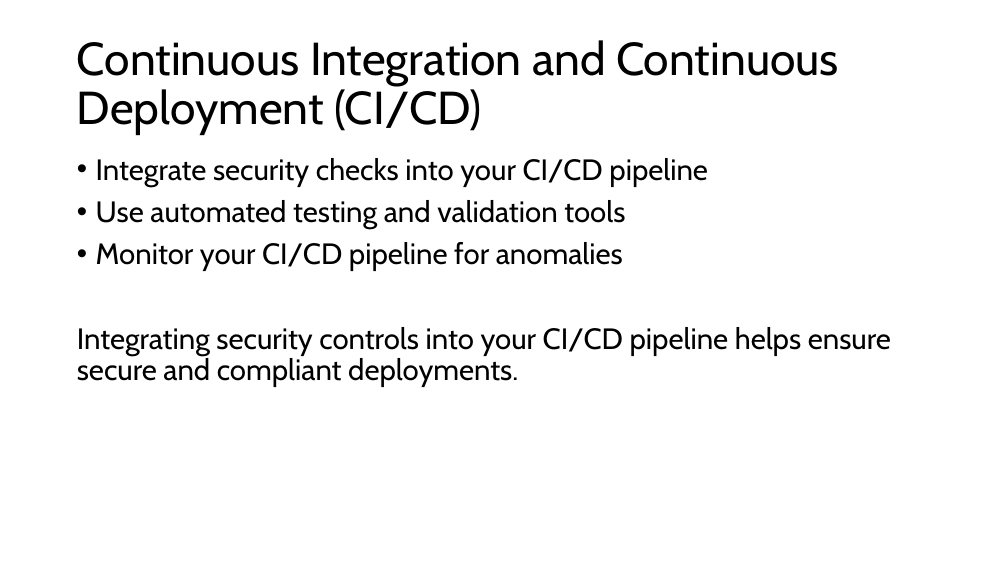
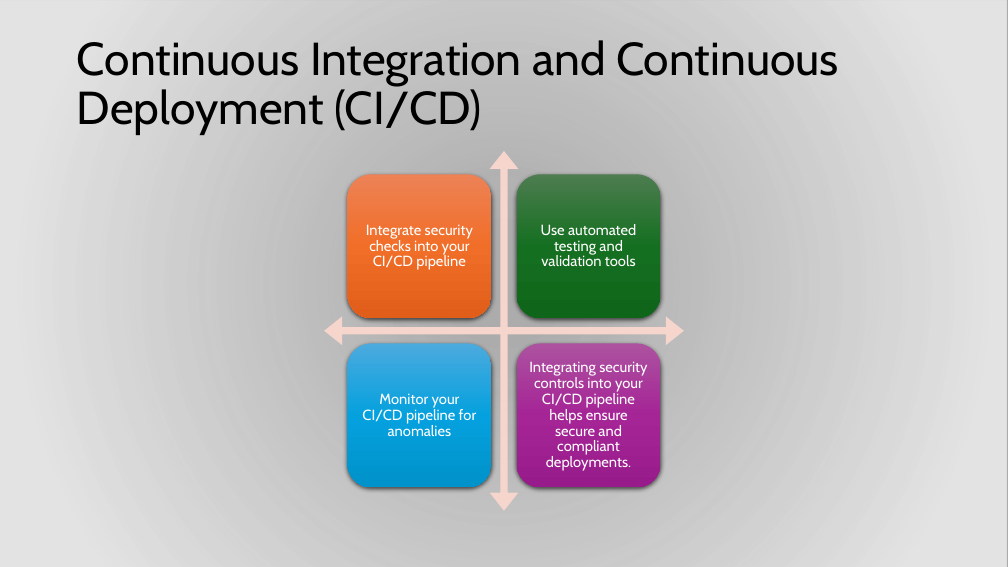
Before and after one commit to Ken-Smit/CSD-380, a slide deck: slide 8 of Module-11/smith-mod11.pptx. Drawn at 1008x567 pixels with LibreOffice and Linux fonts; fonts in the diff are those of the drawing; background and template pictures are left out; a plain dark background stands for a picture behind light text. Boxes give left, top, right and bottom in pixels: in the first picture for what was removed or moved away, otherwise in the second. Text is boxed around its words. In the diff, an @@ line names an element or a change of style, - is before the commit and + after.

```diff
--- a/Module-11/smith-mod11.pptx
+++ b/Module-11/smith-mod11.pptx
@@ background #FFFFFF to picture (left out) @@
@@ rectangle added at [0,0,1008,567], fill gradient #E8E8E8 @@
@@ text removed at [77,158,891,387] @@
-• Integrate security checks into your CI/CD pipeline
-• Use automated testing and validation tools
-• Monitor your CI/CD pipeline for anomalies
-Integrating security controls into your CI/CD pipeline helps ensure secure and compliant deployments.
@@ group added at [324,151,684,511]: 4 rounded rectangles, 4 texts, 1 quad arrow @@
+Integrate security checks into your CI/CD pipeline
+Use automated testing and validation tools
+Monitor your CI/CD pipeline for anomalies
+Integrating security controls into your CI/CD pipeline helps ensure secure and compliant deployments.
```
Also in this commit, not shown: 9 other slides changed, 3 other files.
